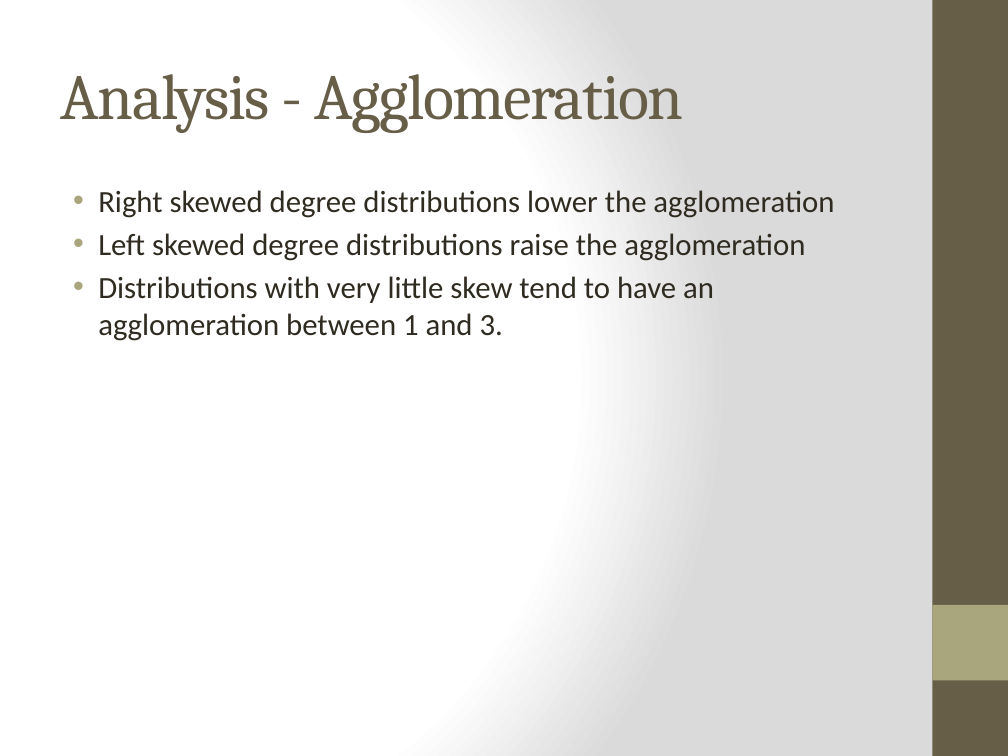
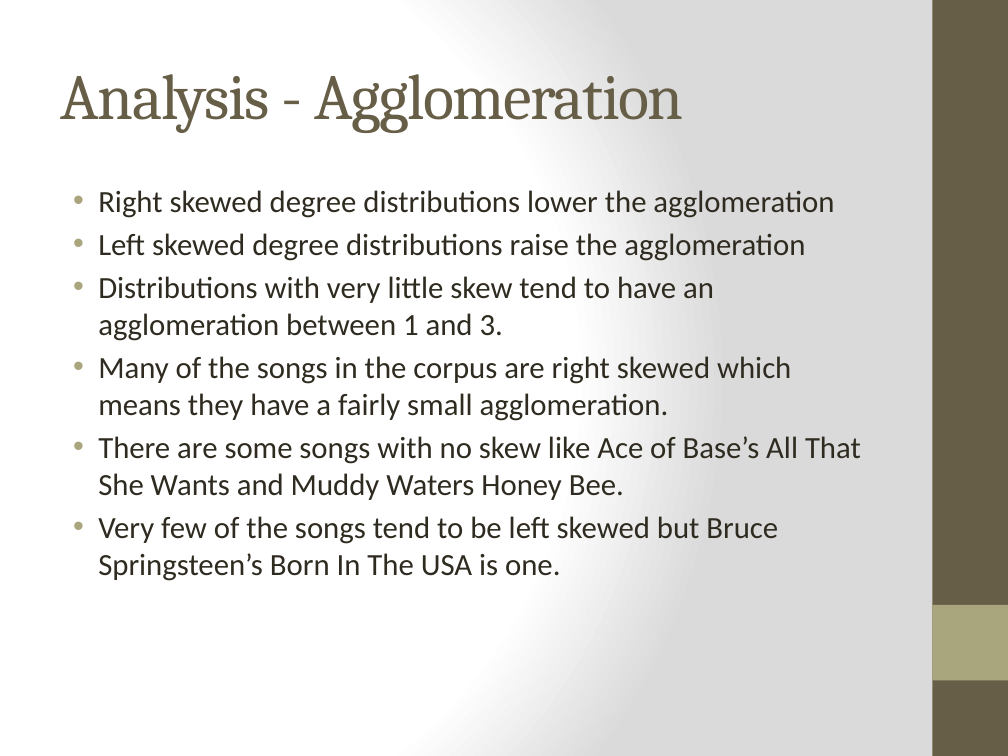
Before and after one commit to cjnolet/graph_analytics_final_project, a slide deck: slide 26 of Presentation.pptx (slide 55 before the commit). Drawn at 1008x756 pixels with LibreOffice and Linux fonts; fonts in the diff are those of the drawing. Boxes give left, top, right and bottom in pixels: in the first picture for what was removed or moved away, otherwise in the second. Text is boxed around its words. In the diff, an @@ line names an element or a change of style, - is before the commit and + after.

```diff
--- a/Presentation.pptx
+++ b/Presentation.pptx
@@ text at [98, 356, 861, 581]: paragraphs added @@
+• Many of the songs in the corpus are right skewed which means they have a fairly small agglomeration.
+• There are some songs with no skew like Ace of Base’s All That She Wants and Muddy Waters Honey Bee.
+• Very few of the songs tend to be left skewed but Bruce Springsteen’s Born In The USA is one.
```
Also in this commit, not shown: 6 other slides changed, 1 slide removed.
